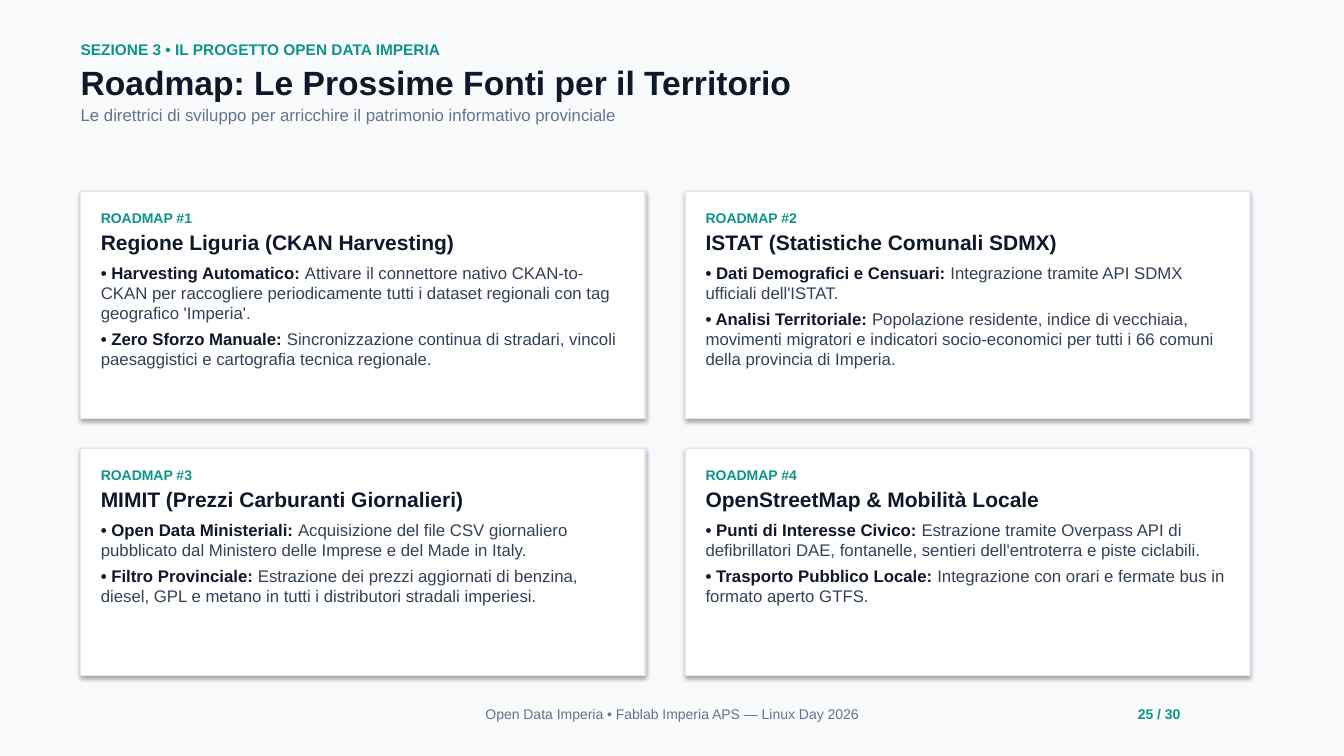
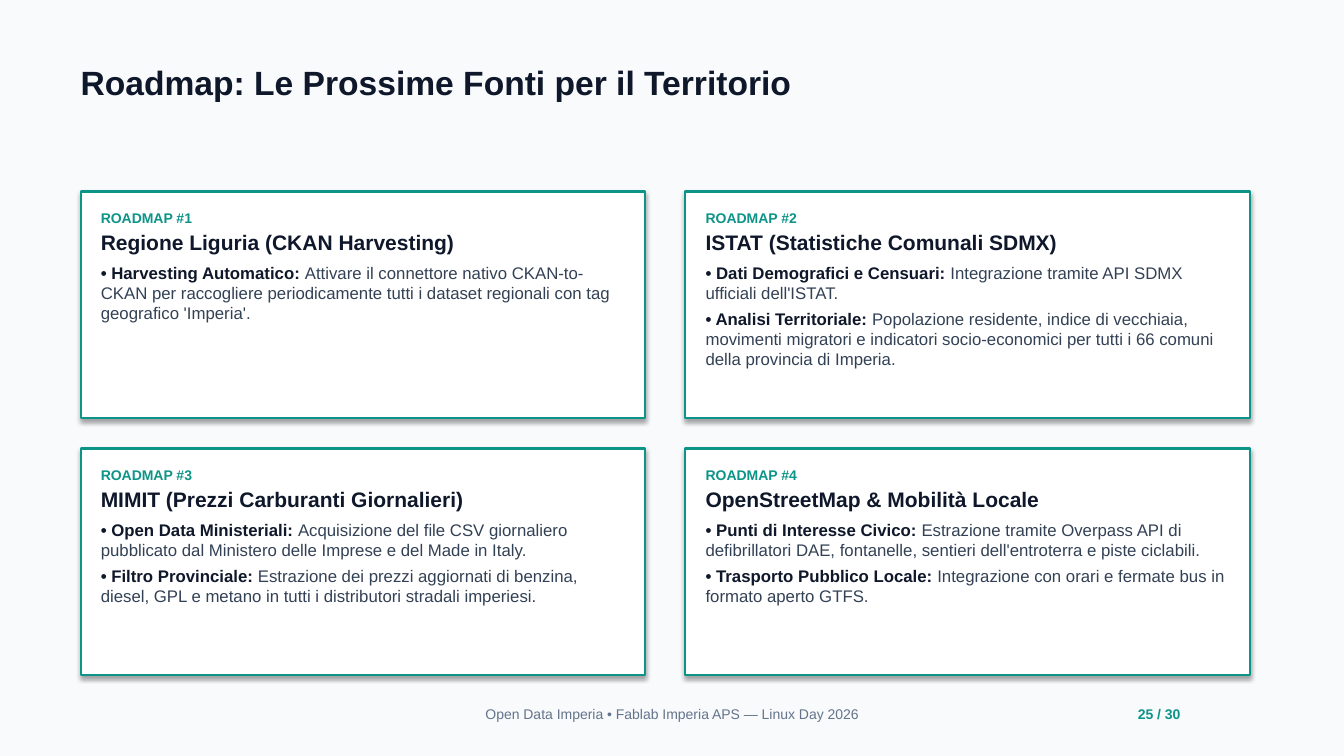
Before and after one commit to fablab-imperia/open-imperia, a slide deck: slide 24 of docs/Linux_Day_Open_Data_Imperia.odp (slide 25 before the commit). Drawn at 1344x756 pixels with LibreOffice and Linux fonts; fonts in the diff are those of the drawing. Boxes give left, top, right and bottom in pixels: in the first picture for what was removed or moved away, otherwise in the second. Text is boxed around its words. In the diff, an @@ line names an element or a change of style, - is before the commit and + after.

```diff
--- a/docs/Linux_Day_Open_Data_Imperia.odp
+++ b/docs/Linux_Day_Open_Data_Imperia.odp
@@ text at [81,44,440,55]: paragraph removed @@
-SEZIONE 3 • IL PROGETTO OPEN DATA IMPERIA
@@ text at [81,109,615,125]: paragraph removed @@
-Le direttrici di sviluppo per arricchire il patrimonio informativo provinciale
@@ text at [101,333,616,369]: paragraph removed @@
-• Zero Sforzo Manuale: Sincronizzazione continua di stradari, vincoli paesaggistici e cartografia tecnica regionale.
@@ outline #E2E8F0 0.99 pt to #0D9488 1.5 pt in 4 elements at [81,192,645,418], [686,192,1250,418], [81,449,645,676], [686,449,1250,676] @@
```
Also in this commit, not shown: 27 other slides changed, 1 slide added, 2 slides removed, 1 other file.
